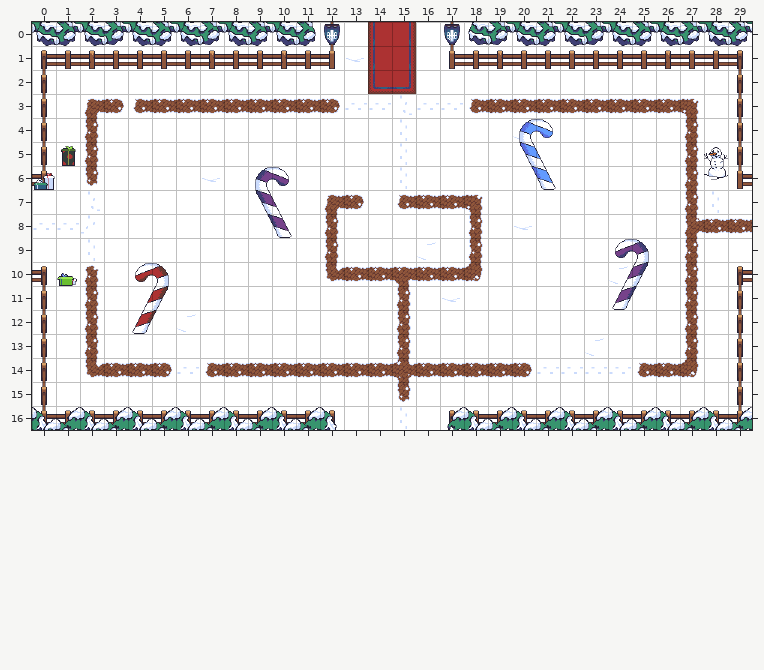
Two versions of a level (Tiled map (JSON), HolidayCCG/assets/data/maps/Central_Hub.tmj). Above: the version before the commit.
Cells are 32x32 px. Shown: x 0..29, y 0..16.
The result:
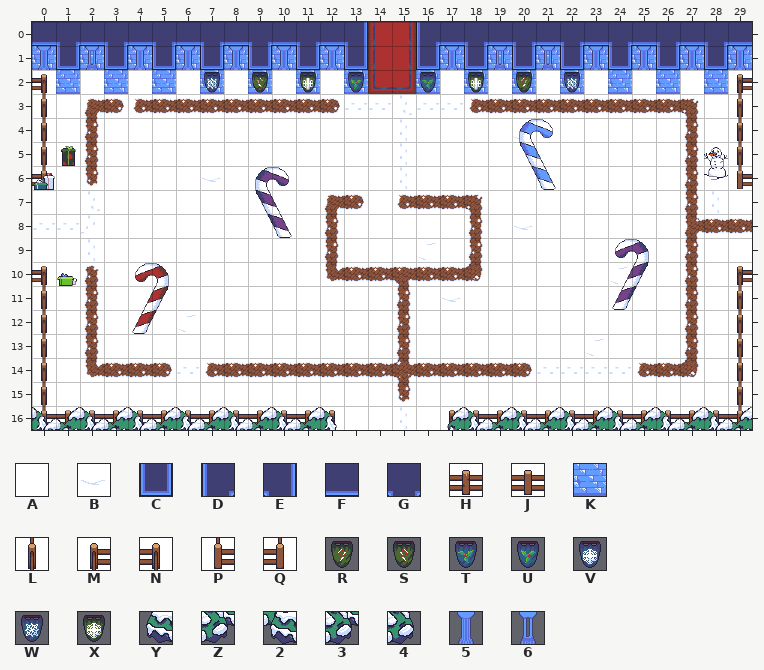
Key: from "base_tiles": A 6, B 7, C 200, D 215, E 216, F 228, G 240, H 254, J 255, K 256, L 260, M 261, N 262, P 263, Q 264; from "decorative_tiles": R 186, S 187, T 188, U 189, V 196, W 197, X 198, Y 200, Z 201, 2 202, 3 203, 4 205, 5 209, 6 216.
_ is an empty cell.
Difference:
Layer "base":
The edit turns tile A into tile C in row 1 at x 16.
The edit turns tile B into tile C in row 1 at x 13.
The edit turns tile H into tile C in row 1 at x 7 and 26.
The edit turns tile J into tile C in row 1 at x 1, 3, 5, 9, 11, 18, 20, 22, 24 and 28.
The edit turns tile A into tile D in row 0 at x 16.
The edit turns tile A into tile E in row 0 at x 13.
The edit turns tile A into tile F in row 0 at x 0, 2, 4, 6, 8, 10, 19, 21, 23, 25, 27 and 29.
The edit turns tile L into tile F in row 0 at x 12 and 17.
The edit turns tile A into tile G in row 0 at x 1, 3, 5, 7, 9, 11, 18, 20, 22, 24, 26 and 28.
The edit turns tile A into tile K in row 2 at x 1, 3, 5, 7, 9, 11, 13, 16, 18, 20, 22, 24, 26 and 28.
The edit turns tile H into tile K in row 1 at x 2, 10 and 19.
The edit turns tile J into tile K in row 1 at x 4, 6, 8, 21, 23, 25 and 27.
The edit turns tile M into tile K in row 1 at x 0.
The edit turns tile N into tile K in row 1 at x 29.
The edit turns tile P into tile K in row 1 at x 17.
The edit turns tile Q into tile K in row 1 at x 12.
The edit turns tile L into tile M in row 2 at x 29.
The edit turns tile L into tile N in row 2 at x 0.
Layer "decorations":
There is now tile 5 in row 1 at x 0, 4, 6, 8, 10, 12, 17, 23, 25, 27 and 29.
There is now tile 6 in row 1 at x 2, 19 and 21.
There is now tile R in row 2 at x 20.
There is now tile S in row 2 at x 9.
There is now tile T in row 2 at x 16.
There is now tile U in row 2 at x 13.
There is now tile W in row 2 at x 7 and 22.
There is now tile X in row 2 at x 11 and 18.
Tile 2 is removed in row 0 at x 0, 2, 4, 6, 8, 10, 20, 22, 24, 26 and 28.
Tile 3 is removed in row 0 at x 1, 5, 9, 21, 25 and 29.
Tile 4 is removed in row 0 at x 11.
Tile V is removed in row 0 at x 12 and 17.
Tile Y is removed in row 0 at x 18.
Tile Z is removed in row 0 at x 3, 7, 19, 23 and 27.
